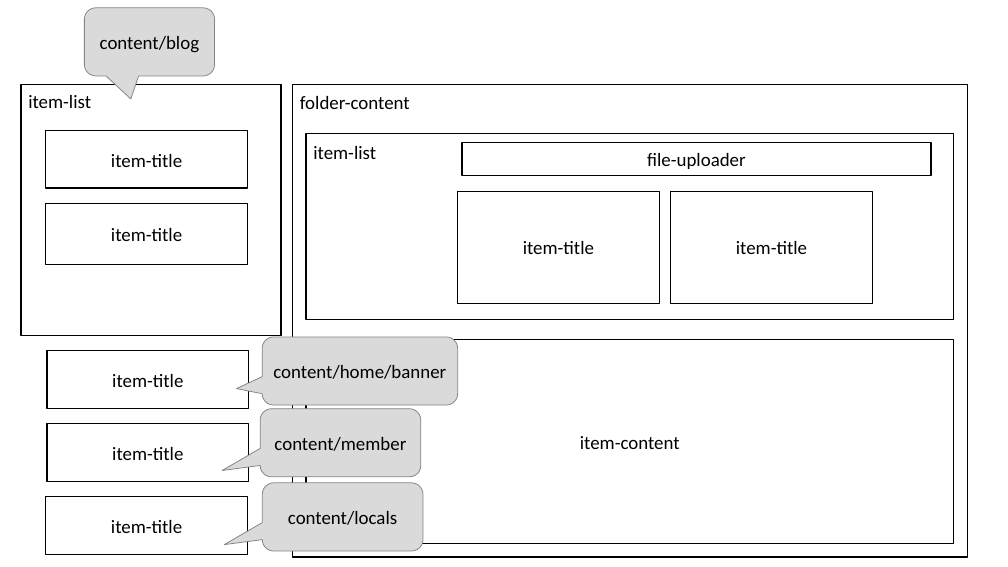
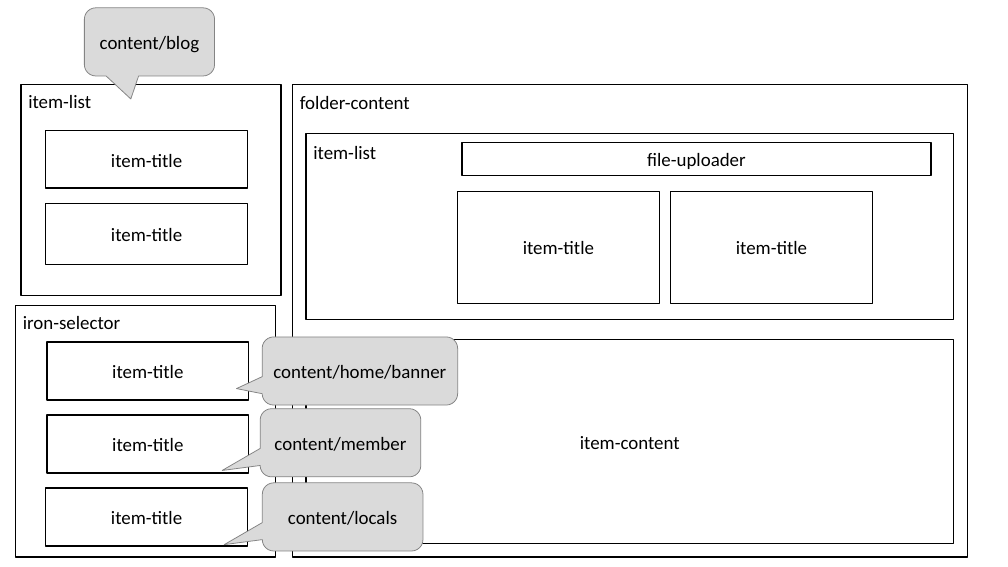
Before and after one commit to duongphuhiep/hcqh, a slide deck: slide 3 of admin/workshop.pptx. Drawn at 1008x567 pixels with LibreOffice and Linux fonts; fonts in the diff are those of the drawing. Boxes give left, top, right and bottom in pixels: in the first picture for what was removed or moved away, otherwise in the second. Text is boxed around its words. In the diff, an @@ line names an element or a change of style, - is before the commit and + after.

```diff
--- a/admin/workshop.pptx
+++ b/admin/workshop.pptx
@@ rectangle: place and size @@
-rectangle at (21,85,281,336)
+rectangle at (21,85,281,295)
@@ rectangle added at (15,306,275,557), fill #FFFFFF, outline #000000 1.25 pt @@
@@ text added at (23,316,120,329), 18 pt, text #000000 @@
+iron-selector
@@ 3 rectangles: place and size @@
-3 rectangles at (46,351,249,555)
+3 rectangles at (46,342,249,547)
```
